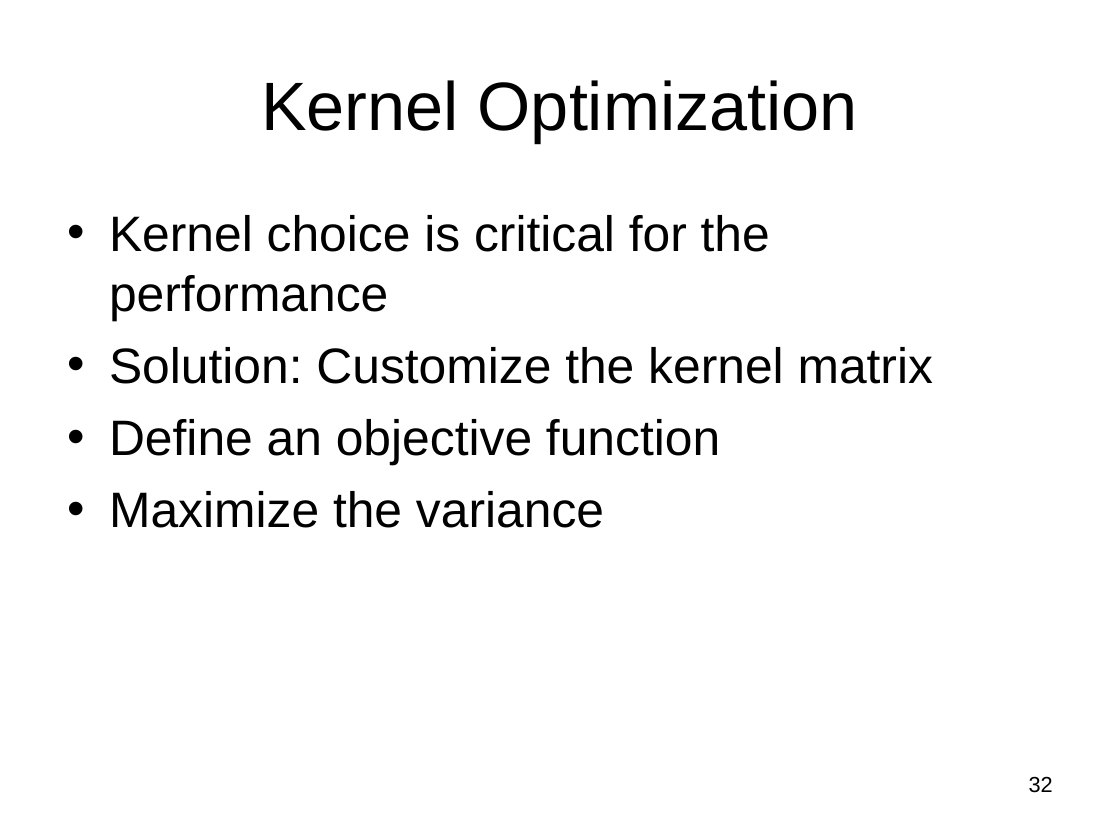
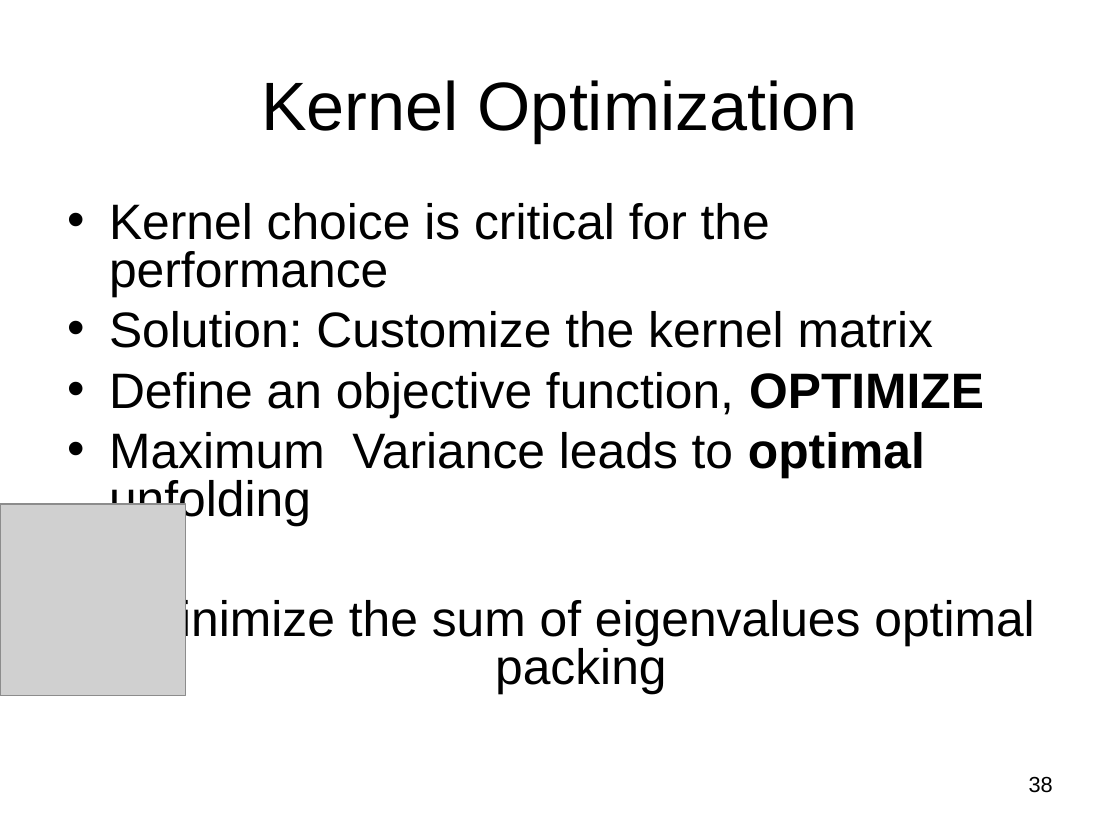
Before and after one commit to subailong/mlpack, a slide deck: slide 38 of fastlib/u/nvasil/docs/proposal/proposal.ppt (slide 32 before the commit). Drawn at 1120x840 pixels with LibreOffice and Linux fonts; fonts in the diff are those of the drawing; grey boxes stand for pictures. Boxes give left, top, right and bottom in pixels: in the first picture for what was removed or moved away, otherwise in the second. Text is boxed around its words. In the diff, an @@ line names an element or a change of style, - is before the commit and + after.

```diff
--- a/fastlib/u/nvasil/docs/proposal/proposal.ppt
+++ b/fastlib/u/nvasil/docs/proposal/proposal.ppt
@@ text at [109, 203, 933, 348]: line spacing 1 to 0.8 @@
@@ text at [109, 372, 1034, 694]: text changed @@
-• Define an objective function
-• Maximize the variance
+• Define an objective function, OPTIMIZE
+• Maximum Variance leads to optimal unfolding
+Minimize the sum of eigenvalues optimal packing
@@ picture added at [0, 504, 186, 696] @@
@@ page number at [1029, 776, 1053, 793]: text changed @@
-32
+38
```
Also in this commit, not shown: 23 other slides changed, 8 slides added, 2 slides removed, 2 other files.
